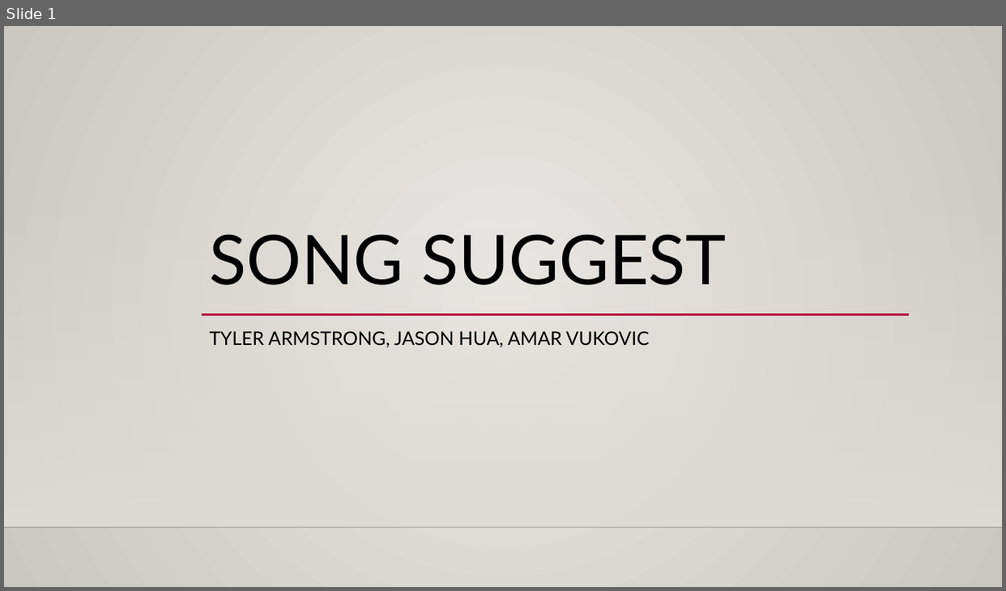
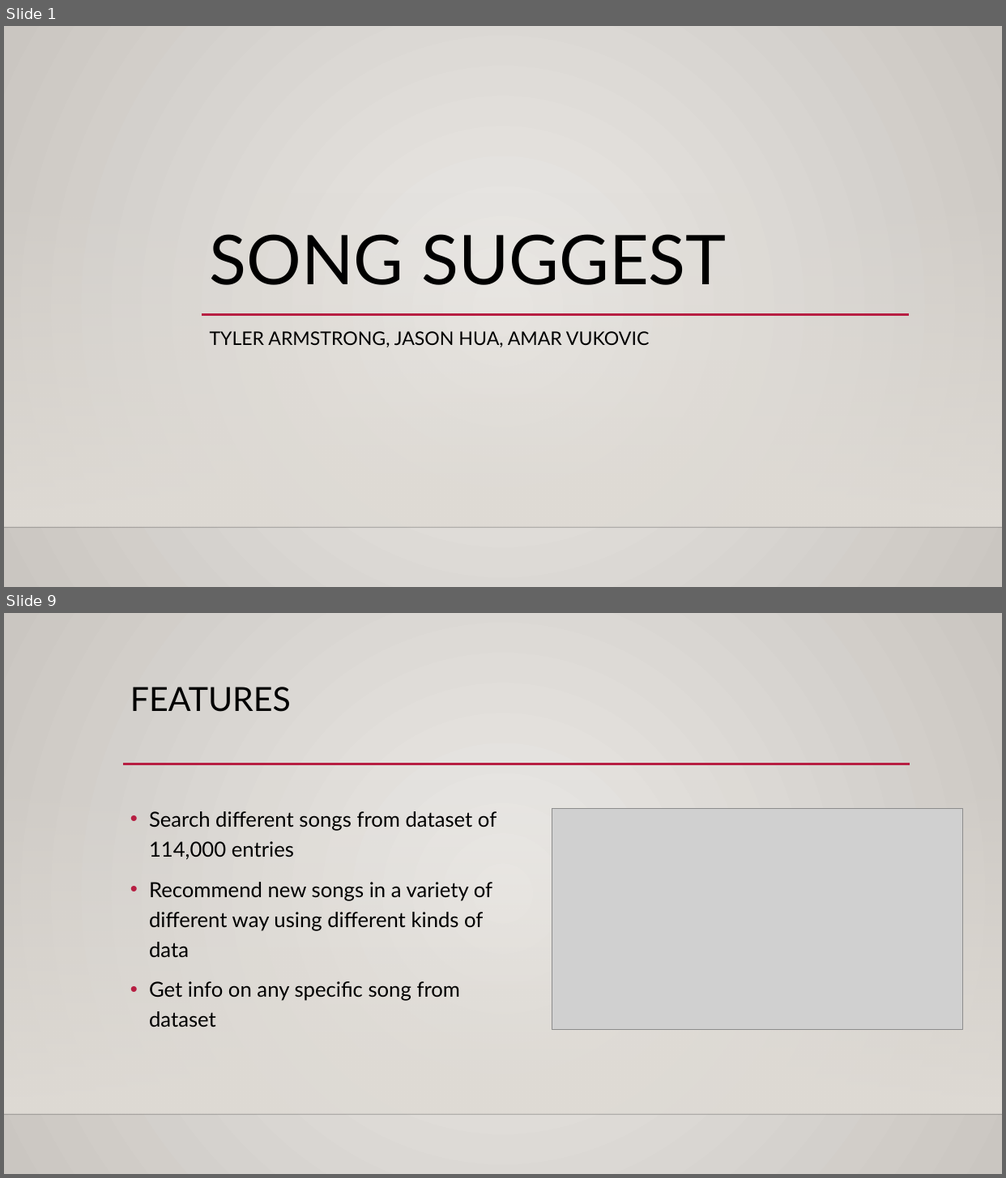
Before and after one commit to AMarinjo/song-suggest, a slide deck: SongSuggest.pptx. Shown one above the other, each under a label of ours: slide 1 before the commit, slides 1 and 9 after it; the slides between them are not shown. The pictures are 1006x591 and 1006x1178 pixels, drawn with LibreOffice and Linux fonts; fonts in the diff are those of the drawing; grey boxes stand for pictures; background and template pictures are left out. Boxes give left, top, right and bottom in pixels: in the first picture for what was removed or moved away, otherwise in the second. Text is boxed around its words. In the diff, an @@ line names an element or a change of style, - is before the commit and + after.

```diff
--- a/SongSuggest.pptx
+++ b/SongSuggest.pptx
@@ slide 9 added at [4,613,1002,1174], background gradient #ECEAE7 to #CAC7C1; not listed: 2 template elements that a slide beside it also shows @@
@@ title added at [130,687,291,712], 32 pt, text #000000 @@
+FEATURES
@@ line added from (123, 764) to (910, 764), #B71E42 2.5 pt @@
@@ text added at [149,811,496,1027], 20 pt, text #000000 @@
+• Search different songs from dataset of 114,000 entries
+• Recommend new songs in a variety of different way using different kinds of data
+• Get info on any specific song from dataset
@@ picture added at [552,809,963,1030] @@
```
Also in this commit, not shown: 7 slides changed, 3 other slides added, 2 slides removed.
